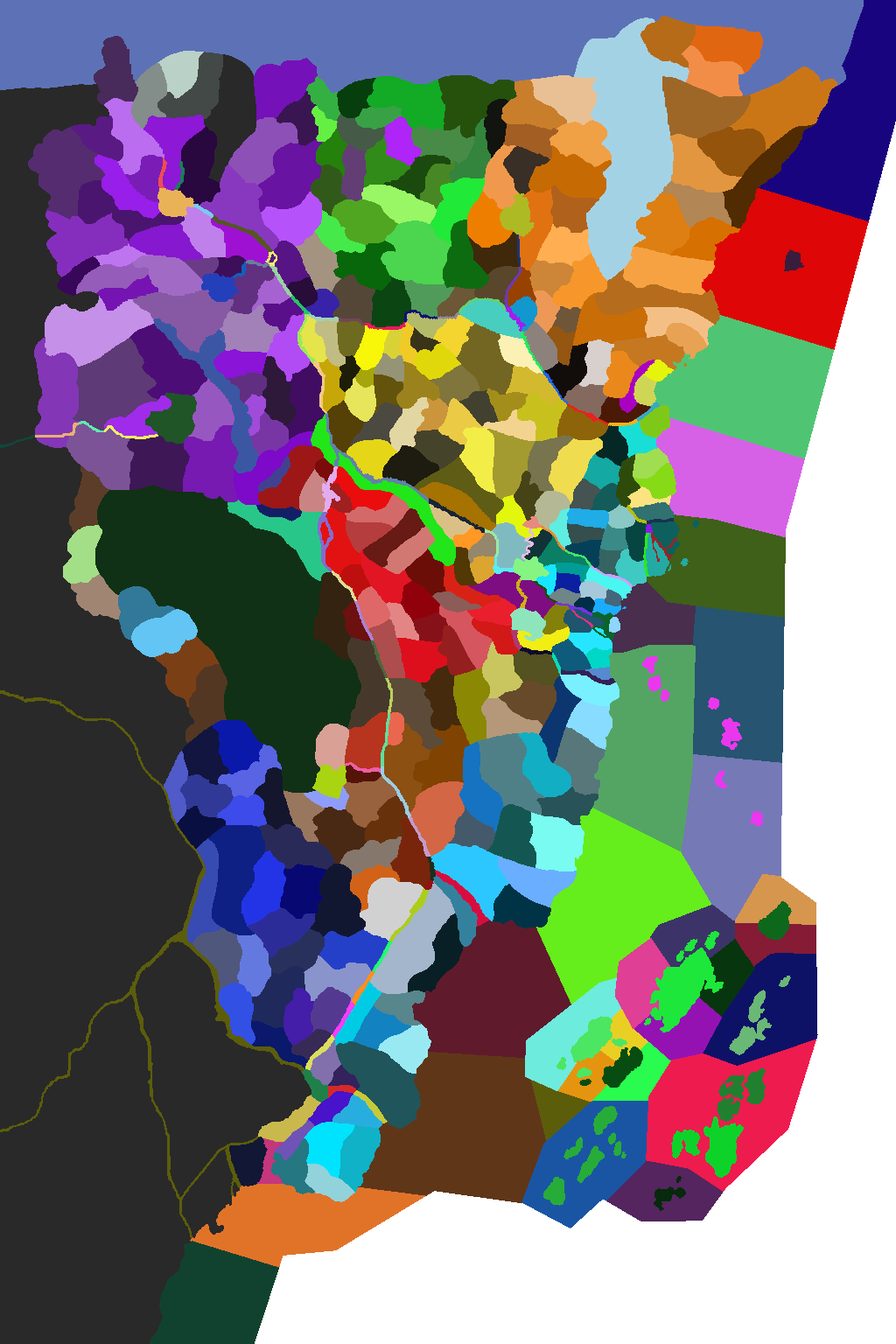
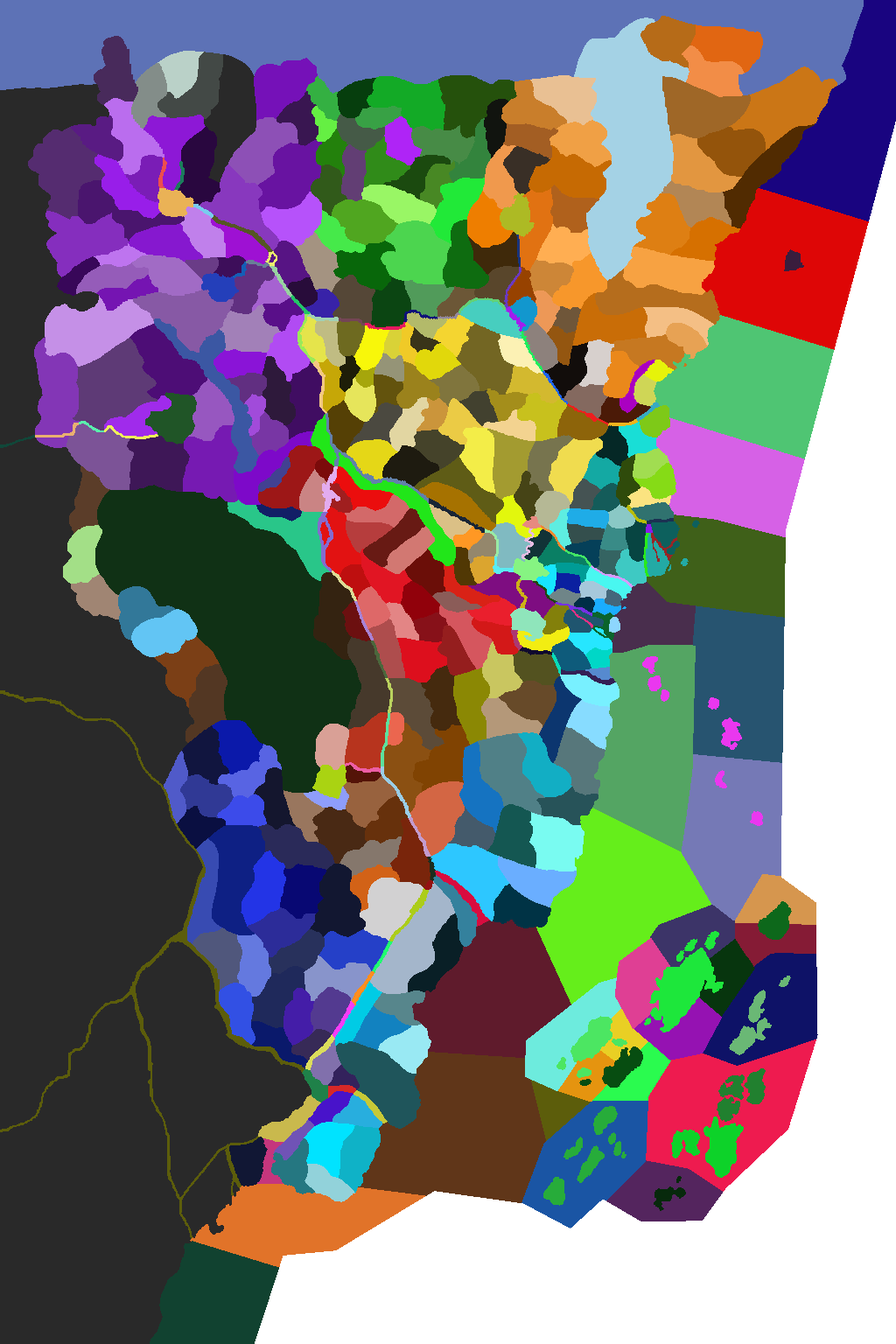
The second 896 × 1344 image is a revision of the first. Changes to its layers:
painted on "sea2" over bbox(215, 1008, 224, 1022)
painted on "sea" over bbox(215, 1008, 224, 1022)
